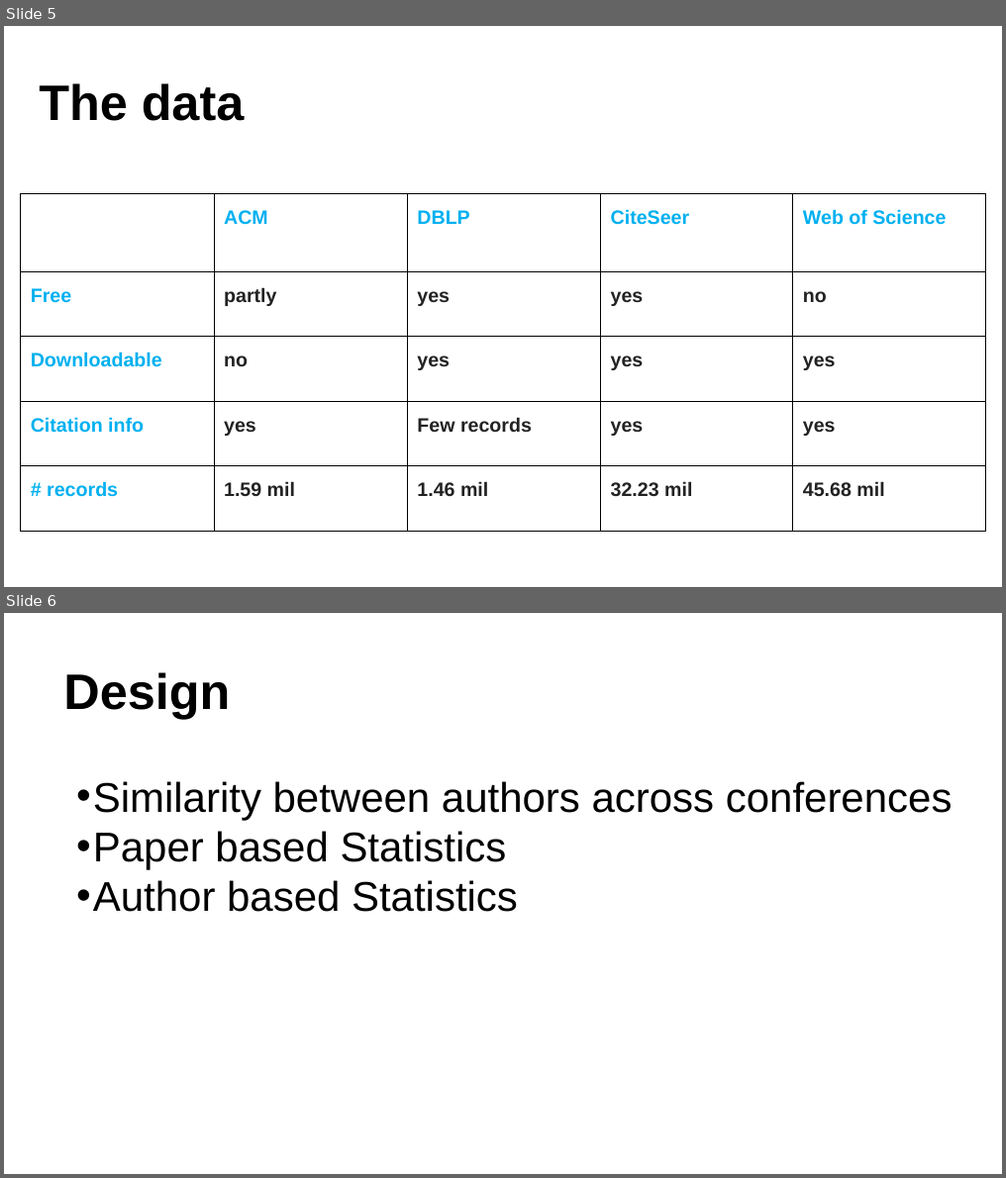
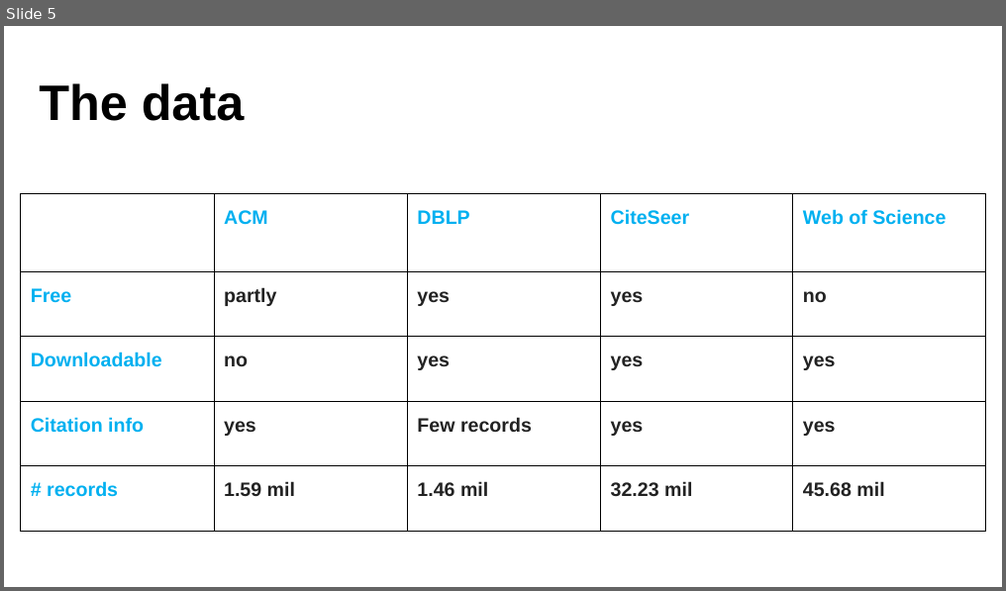
Before and after one commit to ag3859/RTBDProject, a slide deck: RTBD.pptx. Shown one above the other, each under a label of ours: slides 5 and 6 before the commit, slide 5 after it. The pictures are 1006x1178 and 1006x591 pixels, drawn with LibreOffice and Linux fonts; fonts in the diff are those of the drawing. Boxes give left, top, right and bottom in pixels: in the first picture for what was removed or moved away, otherwise in the second. Text is boxed around its words. In the diff, an @@ line names an element or a change of style, - is before the commit and + after.

```diff
--- a/RTBD.pptx
+++ b/RTBD.pptx
@@ slide 6 removed at (4, 613, 1002, 1174), background #FFFFFF @@
@@ title removed at (63, 672, 230, 718) @@
-Design
@@ text removed at (93, 781, 952, 912) @@
-• Similarity between authors across conferences
-• Paper based Statistics
-• Author based Statistics
```
Also in this commit, not shown: 5 slides changed, 5 slides added, 2 other slides removed, 1 other file.
